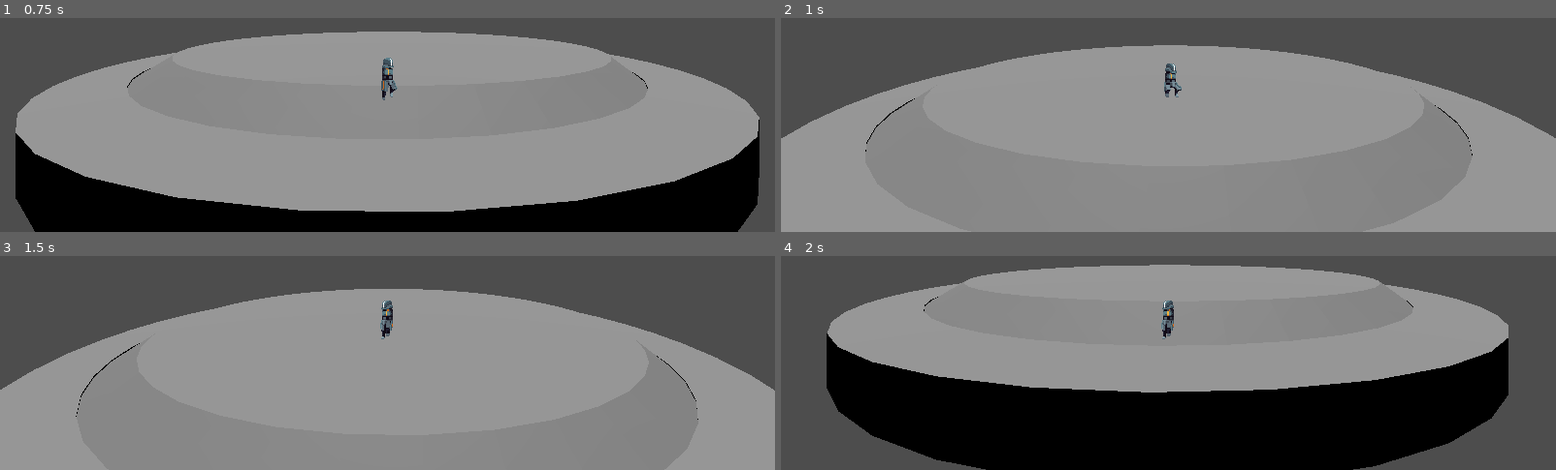
Above: before the commit, frames 1-4 (two rows, left to right).
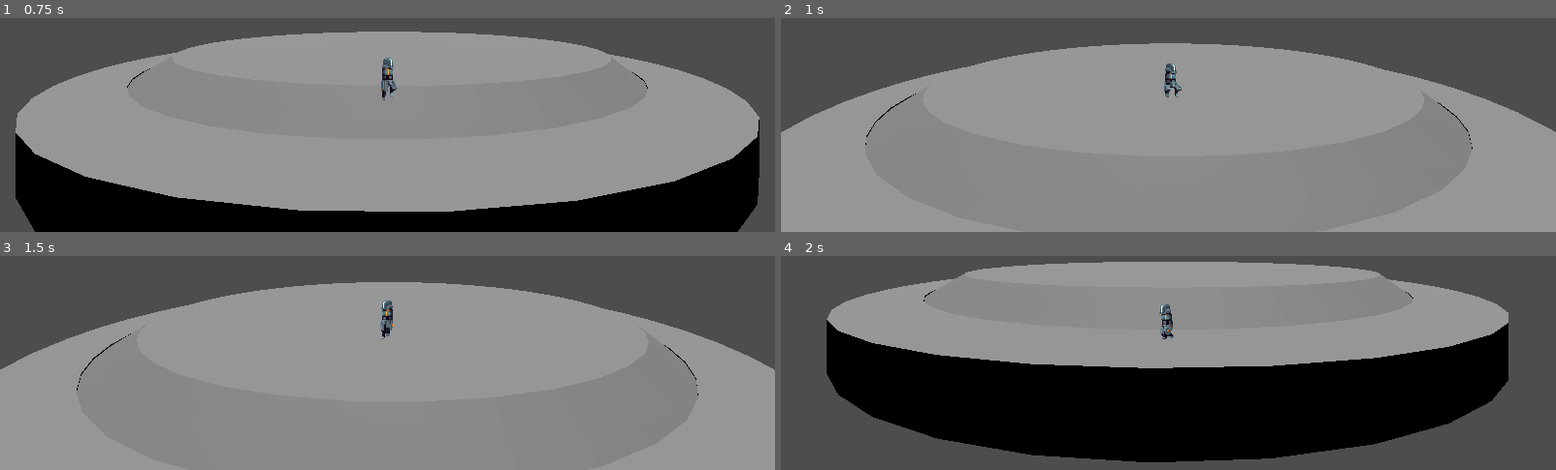
Above: after the commit, the same moments.

Repository: Jafeth12/VJ-FIB
Game: Godot game, scene res://main.tscn
Two runs of this game, one before a commit and one after it. Both use one fixed random seed, a clock stepped at 60 frames per second and the inputs below.
Inputs:
- Up to frame 1 (0.75 s): hold Right (move_right) from 0.53 s (still down); tap - (dbg_switch_ring) at 0.6 s
- Up to frame 2 (1 s): keep holding Right (move_right); tap Up (jump) at 0.77, 0.8 s
- Up to frame 3 (1.5 s): tap Up (jump) at 1.07, 1.35 s; release Right (move_right) at 1.28 s; hold Left (move_left) from 1.28 s (still down)
- Up to frame 4 (2 s): keep holding Left (move_left); tap Up (jump) at 1.52, 1.82 s; tap - (dbg_switch_ring) at 1.55 s

Frame 1 is identical in both runs. In frame 2, 1.7% of the frame differs, in the area x 0-100%, y 11-65%; in frame 3, 5.2%; in frame 4, 18%, in the area x 5-94%, y 2-100%.

Commit message:
[IMP] Double jump (o múltiple, se puede cambiar) ftw

Diff:
--- a/3D/player.gd
+++ b/3D/player.gd
@@ -23,6 +23,8 @@
 var player_radius = radius_exterior # TODO: abtraer esto
 
 # Jump parameters
+const INIT_JUMPS_LEFT = 2
+var jumps_left: int = INIT_JUMPS_LEFT # Cuenta el numero de saltos que puede dar el jugador
 const JUMP_VELOCITY = 7
 const RING_SWITCH_JUMP_VELOCITY = JUMP_VELOCITY*1.5
 
@@ -34,7 +36,9 @@
 @export var alpha = 0
 var old_alpha = 0
 
-# Reimplementaciones de funciones de CharacterBody3D
+# ======== Reimplementaciones de funciones de CharacterBody3D ========
+
+#
 func _ready() -> void:
 	$sprite.set_scale($sprite.scale)
 	$sprite.play("idle")
@@ -64,7 +68,13 @@
 		switch_ring()
 
 	# Handle jump.
-	if Input.is_action_just_pressed("jump") and is_on_floor():
+	if is_on_floor():
+		jumps_left = INIT_JUMPS_LEFT
+	if !is_on_floor() && jumps_left == INIT_JUMPS_LEFT:
+		jumps_left = 1
+
+	if Input.is_action_just_pressed("jump") and jumps_left > 0:
+		jumps_left -= 1
 		velocity.y = JUMP_VELOCITY
 
 	# Get the input direction and handle the movement/deceleration.
@@ -99,6 +109,8 @@
 		alpha = old_alpha
 		alpha = get_position_alpha(get_position())
 	old_alpha = alpha
+
+# ======== Update maquinas de estados ========
 
 # Actualizar la máquina de estados de las animacoines.
 # Se activa la animación si hace falta (lógica de salida)
@@ -182,6 +194,8 @@
 	else:
 		curr_ring = RING.EXTERIOR
 
+# ======== Getters ========
+
 # Devuelve las coordenadas xz en base al ángulo alpha actual del jugador
 func get_next_xz() -> Vector2:
 	return Vector2(player_radius*sin(alpha), player_radius*cos(alpha))
@@ -195,10 +209,13 @@
 # ======== Consultoras ========
 func is_crouching() -> bool:
 	return Input.is_action_pressed("crouch") && is_on_floor()
+
 func should_die() -> bool:
 	return Input.is_action_pressed("dbg_die")
+
 func is_dead() -> bool:
 	return anim_state == ANIMATION_STATES.DIE
+
 func is_dodging() -> bool:
 	return anim_state == ANIMATION_STATES.DODGE
 
